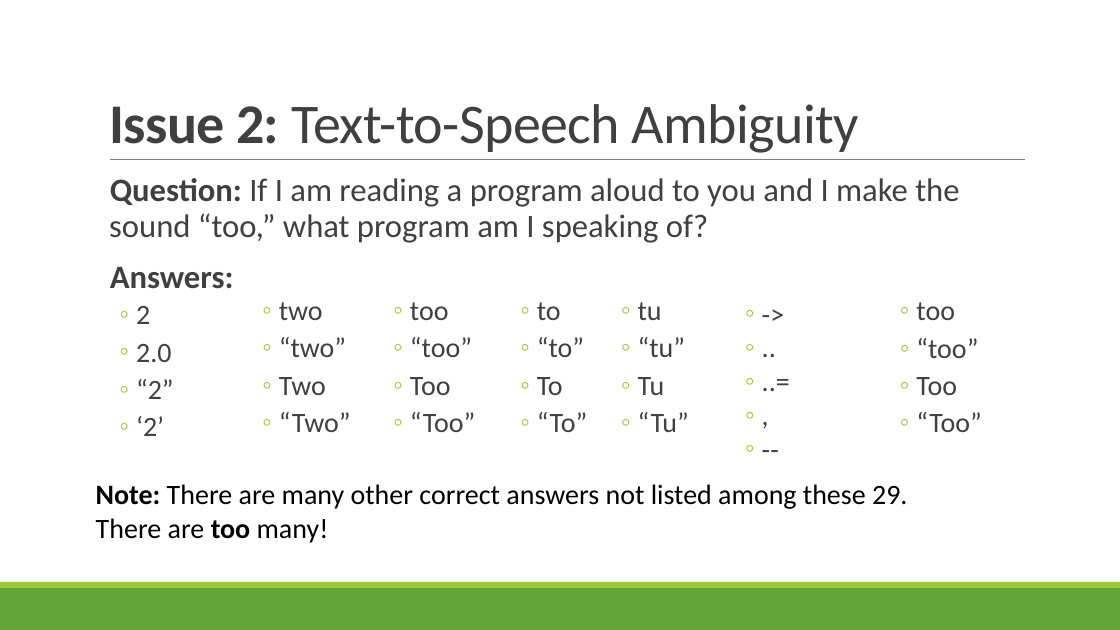
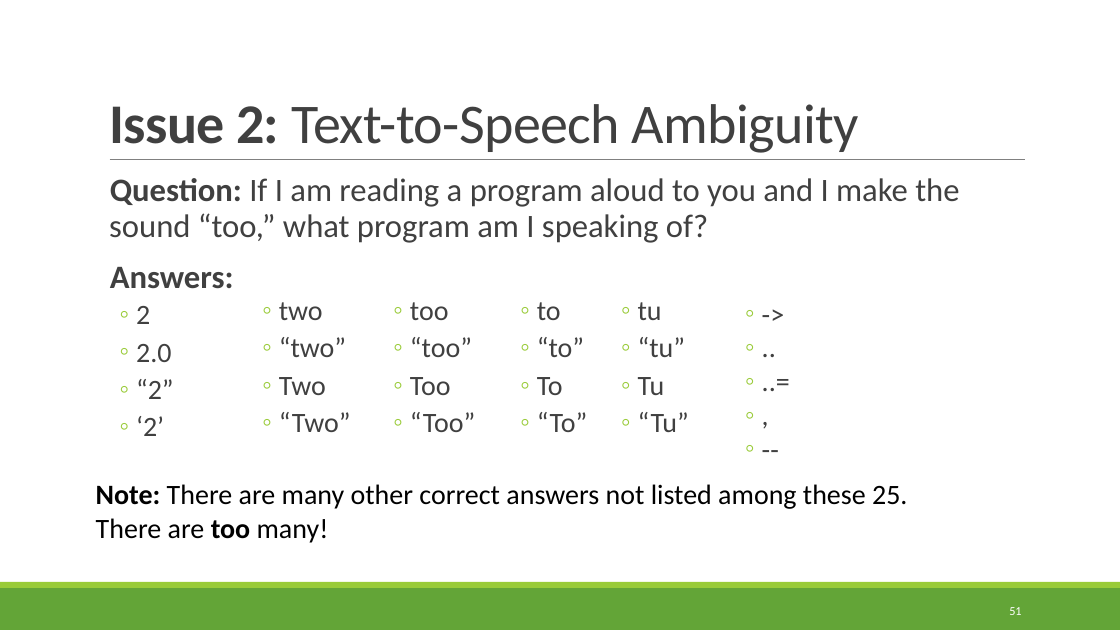
Before and after one commit to rbohrer/pl-course, a slide deck: slide 51 of LectureSlides/10GenderDisability.pptx (slide 47 before the commit). Drawn at 1120x630 pixels with LibreOffice and Linux fonts; fonts in the diff are those of the drawing. Boxes give left, top, right and bottom in pixels: in the first picture for what was removed or moved away, otherwise in the second. Text is boxed around its words. In the diff, an @@ line names an element or a change of style, - is before the commit and + after.

```diff
--- a/LectureSlides/10GenderDisability.pptx
+++ b/LectureSlides/10GenderDisability.pptx
@@ text removed at (916,302,981,432) @@
-  ◦ too
-  ◦ “too”
-  ◦ Too
-  ◦ “Too”
@@ text at (96,484,907,509): text changed @@
-Note: There are many other correct answers not listed among these 29.
+Note: There are many other correct answers not listed among these 25.
@@ page number added at (1009,607,1021,615), 10.5 pt, text #FFFFFF @@
+51
```
Also in this commit, not shown: 49 other slides changed, 5 slides added.
